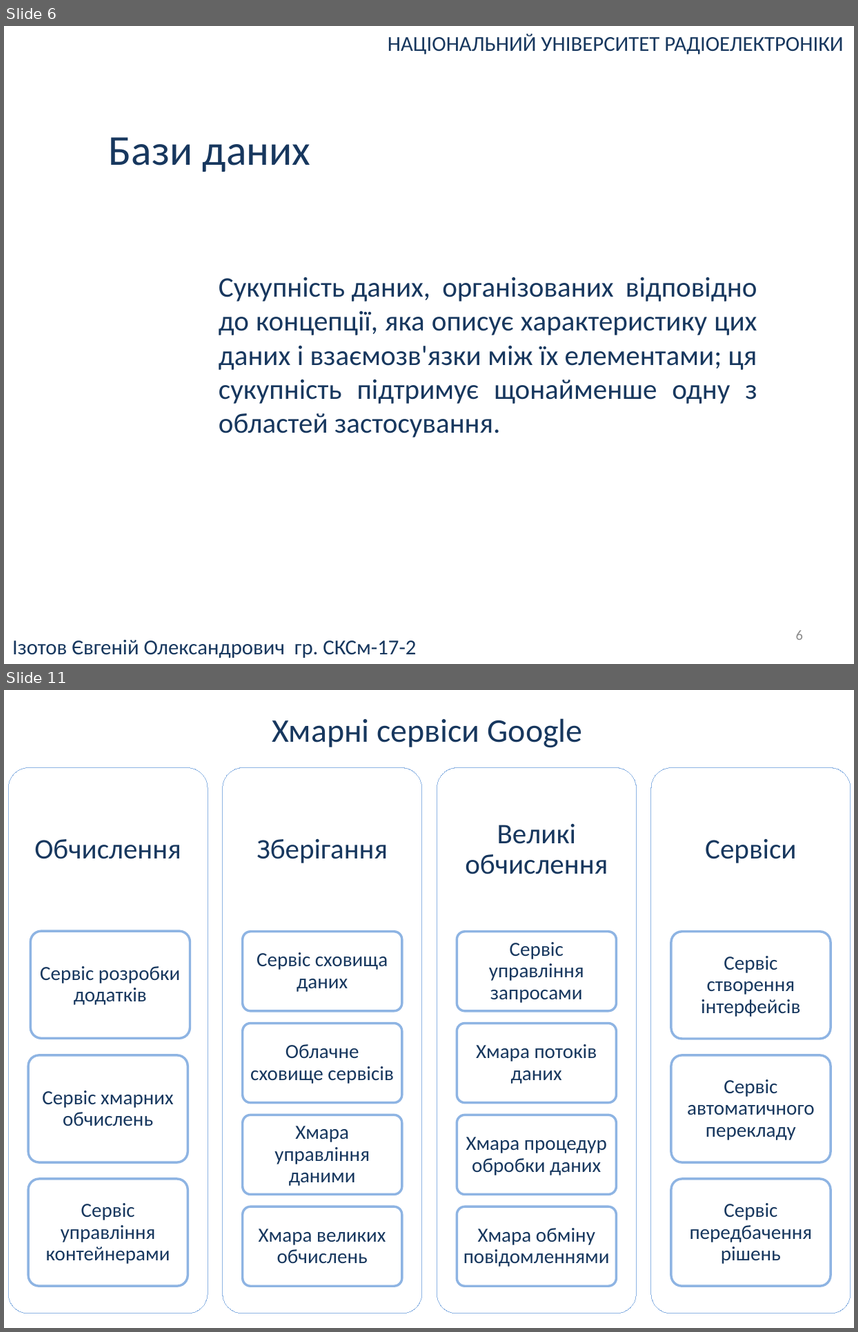
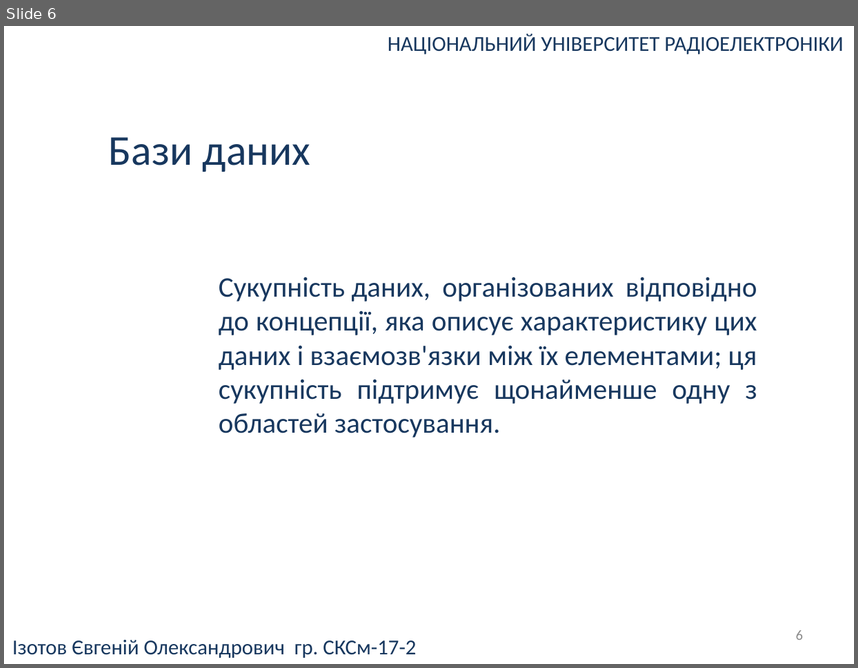
Before and after one commit to UdgineIzotov/diplom-doc, a slide deck: root/Презентация.pptx. Shown one above the other, each under a label of ours: slides 6 and 11 before the commit, slide 6 after it; the slides between them are not shown. The pictures are 858x1332 and 858x668 pixels, drawn with LibreOffice and Linux fonts; fonts in the diff are those of the drawing. Boxes give left, top, right and bottom in pixels: in the first picture for what was removed or moved away, otherwise in the second. Text is boxed around its words. In the diff, an @@ line names an element or a change of style, - is before the commit and + after.

```diff
--- a/root/Презентация.pptx
+++ b/root/Презентация.pptx
@@ slide 11 removed at (x1=4, y1=690, x2=854, y2=1328), background #FFFFFF @@
@@ text removed at (x1=272, y1=718, x2=583, y2=748) @@
-Хмарні сервіси Google
@@ group removed at (x1=8, y1=768, x2=851, y2=1313): 18 rounded rectangles, 18 texts @@
-Обчислення
-Сервіс розробки додатків
-Сервіс хмарних обчислень
-Сервіс управління контейнерами
-Зберігання
-Сервіс сховища даних
-Облачне сховище сервісів
-Хмара управління даними
-Хмара великих обчислень
-Великі обчислення
-Сервіс управління запросами
-Хмара потоків даних
-Хмара процедур обробки даних
-Хмара обміну повідомленнями
-Сервіси
-Сервіс створення інтерфейсів
-Сервіс автоматичного перекладу
-Сервіс передбачення рішень
```
Also in this commit, not shown: 4 slides changed, 7 slides added, 1 other slide removed, 2 other files.
